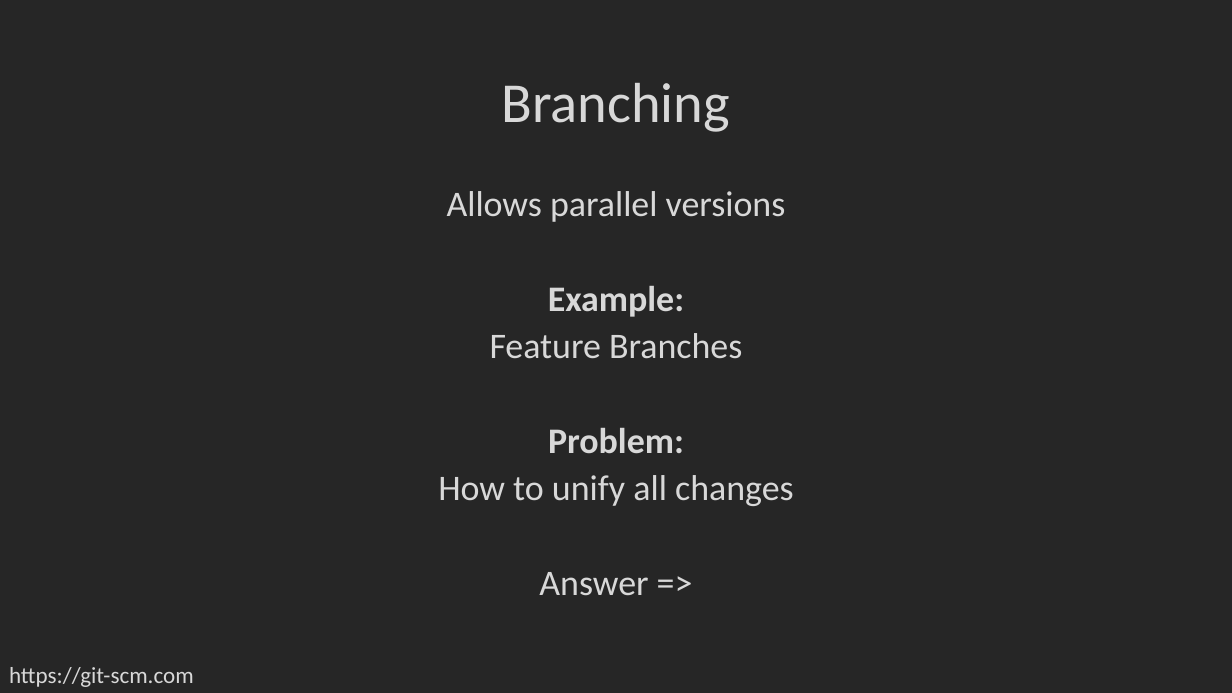
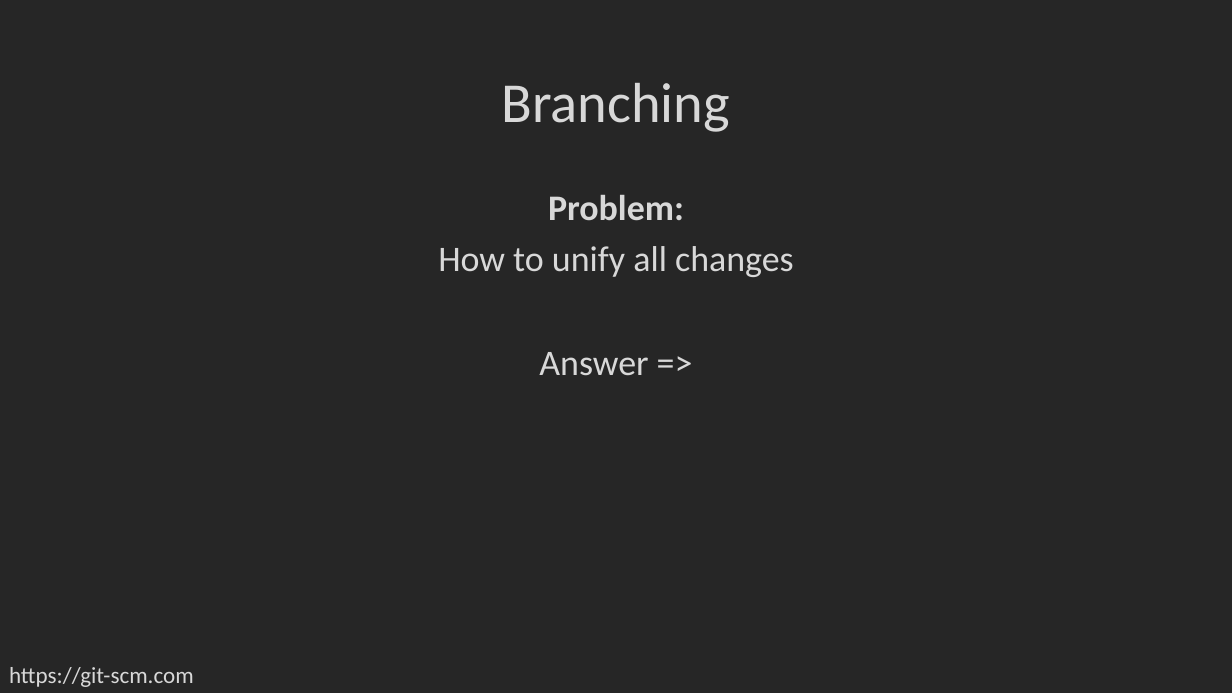
Before and after one commit to Xoechz/SEbaBB2, a slide deck: slide 16 of EN/GIT.pptx. Drawn at 1232x693 pixels with LibreOffice and Linux fonts; fonts in the diff are those of the drawing; background and template pictures are left out. Boxes give left, top, right and bottom in pixels: in the first picture for what was removed or moved away, otherwise in the second. Text is boxed around its words. In the diff, an @@ line names an element or a change of style, - is before the commit and + after.

```diff
--- a/EN/GIT.pptx
+++ b/EN/GIT.pptx
@@ text "Problem:" at [438,195,794,376]: line spacing 0.8 to 0.9 @@
@@ text at [447,191,786,359]: paragraphs removed @@
-Allows parallel versions
-Example:
-Feature Branches
```
Also in this commit, not shown: 2 other slides changed.
